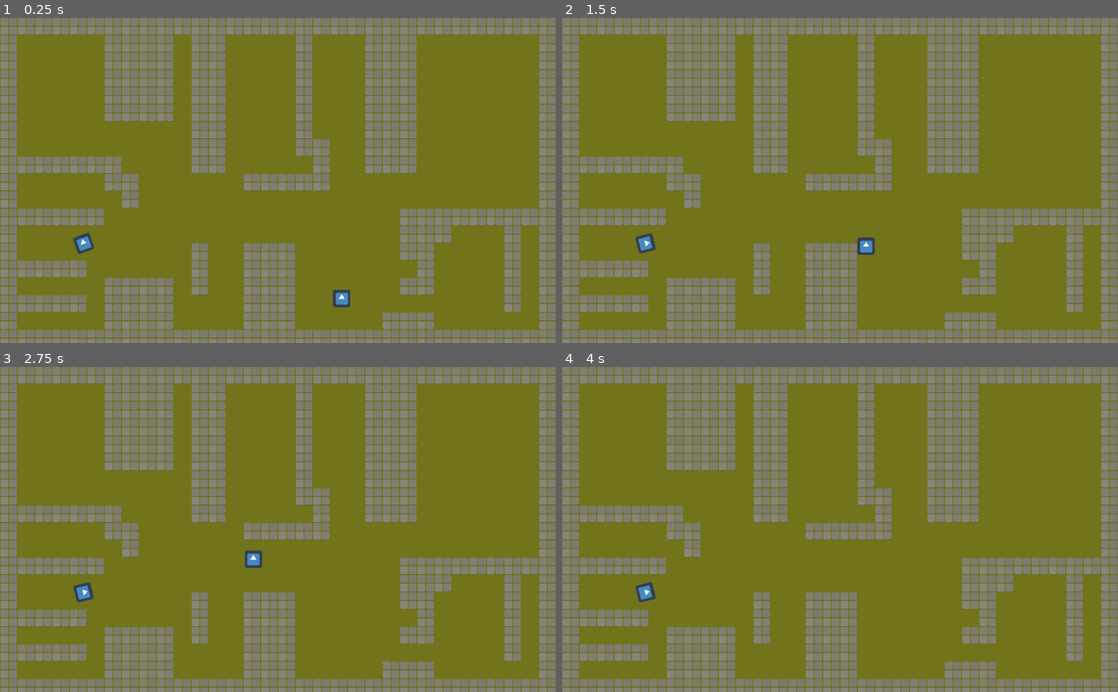
Above: before the commit, frames 1-4 (two rows, left to right).
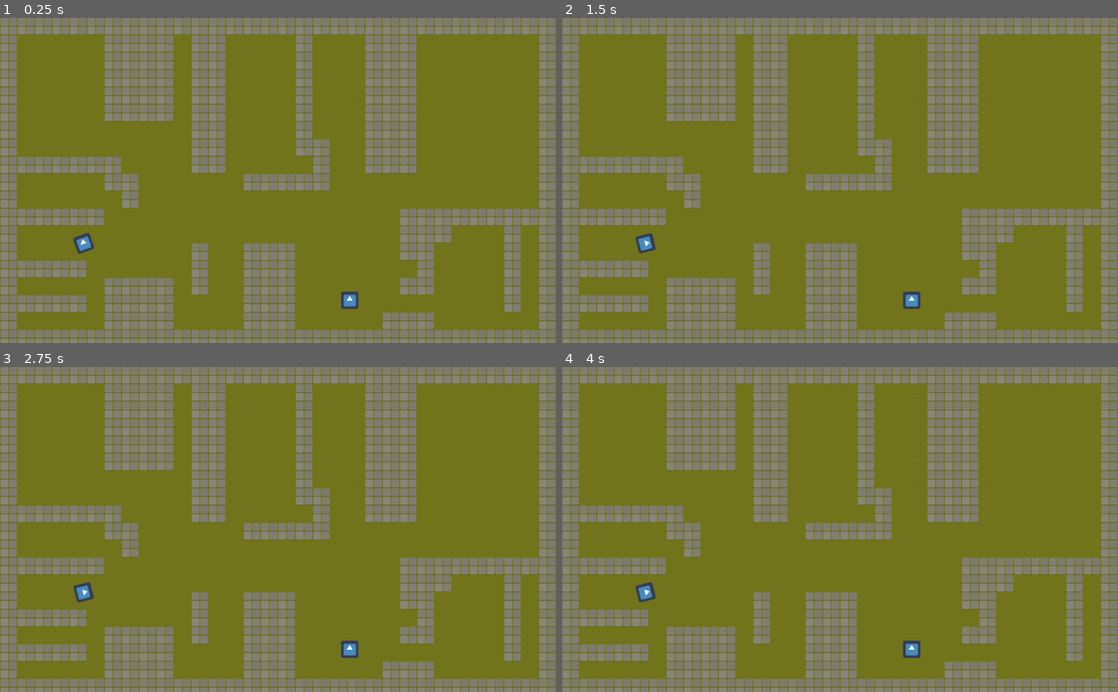
Above: after the commit, the same moments.

Repository: Madhavaprasath/Godot-wildjam-42
Game: Godot game, scene res://Tests/LevelTest and navigation test.tscn
The game is run twice, just before and just after one commit, with the same random seed, the same clock (stepped at 60 frames per second) and the same inputs. The project has no main scene, so this scene is started directly. The engine's default icon, where the game draws it, is replaced by a stand-in: a white triangle on a blue panel in a dark square.
Inputs (mouse positions are in pixels of both pictures, inside the frame that each line leads up to):
- Up to frame 1 (0.25 s): no input
- Up to frame 2 (1.5 s): move the mouse to (962, 164) at 0.52 s; hold Right (ui_right) 0.53-1.28 s; hold Shift (Shift) 0.53-1.28 s; click (962, 164) at 0.67 s; move the mouse to (728, 196) at 1.27 s; hold Down (ui_down) from 1.28 s (still down); tap Space (Space) at 1.35 s
- Up to frame 3 (2.75 s): move the mouse to (333, 458) at 2.02 s; release Down (ui_down) at 2.03 s; hold Right (ui_right) from 2.03 s (still down); hold Shift (Shift) from 2.03 s (still down)
- Up to frame 4 (4 s): move the mouse to (812, 594) at 2.77 s; release Right (ui_right) at 2.78 s; release Shift (Shift) at 2.78 s; hold Up (ui_up) 2.78-3.53 s; tap Space (Space) at 2.85 s; click (812, 594) at 2.92 s; move the mouse to (1006, 578) at 3.52 s; hold Left (ui_left) from 3.53 s (still down); hold Shift (Shift) from 3.53 s (still down)

The runs differ from the first frame. In frame 1, 0.2% of the frame differs, in the area x 59-65%, y 83-90%; in frame 2, 0.3%; in frame 3, 0.3%, in the area x 44-65%, y 56-90%; in frame 4, 0.2%.

Commit message:
Base AI for enemy

Diff:
--- a/Fragile/Enemey/Enemey.gd
+++ b/Fragile/Enemey/Enemey.gd
@@ -22,6 +22,7 @@
 
 
 func _ready():
+	randomize()
 	yield(get_tree(),"idle_frame")
 	var tree=get_tree()
 	if tree.has_group("Level_Navigation"):
@@ -30,7 +31,7 @@
 		player=tree.get_nodes_in_group("Player")[0]
 	if tree.has_group("Tilemap"):
 		tilemap=tree.get_nodes_in_group("Tilemap")[0]
-	current_state=enemy_states.WANDER
+	current_state=enemy_states.IDLE
 
 
 func _physics_process(delta):
@@ -108,10 +109,11 @@
 
 
 func _on_State_timer_timeout():
-	var random_point_x=(global_position.x+int(rand_range(32*3,32*6)))*choose_random([1,-1])
-	var random_point_y=(global_position.y+int(rand_range(32*3,32*6)))*choose_random([1,-1])
-	target=Vector2(random_point_x,random_point_y).snapped(Vector2(32,32))
-	current_state=choose_random([enemy_states.IDLE,enemy_states.WANDER])
+	if !player_spoted:
+		var random_point_x=(global_position.x+int(rand_range(32*3,32*6)))*choose_random([1,-1])
+		var random_point_y=(global_position.y+int(rand_range(32*3,32*6)))*choose_random([1,-1])
+		target=Vector2(random_point_x,random_point_y).snapped(Vector2(32,32))
+		current_state=choose_random([enemy_states.IDLE,enemy_states.WANDER])
 
 func choose_random(arr:Array):
 	randomize()
--- a/Fragile/Enemey/Enemey.tscn
+++ b/Fragile/Enemey/Enemey.tscn
@@ -1,22 +1,28 @@
-[gd_scene load_steps=3 format=2]
+[gd_scene load_steps=4 format=2]
 
 [ext_resource path="res://Entity/Entity.tscn" type="PackedScene" id=1]
 [ext_resource path="res://Enemey/Enemey.gd" type="Script" id=2]
 
+[sub_resource type="CircleShape2D" id=1]
+radius = 112.0
+
 [node name="Enemey" instance=ExtResource( 1 )]
 scale = Vector2( 0.5, 0.5 )
 script = ExtResource( 2 )
-hp = 1
 
 [node name="CollisionShape2D" parent="." index="0"]
 position = Vector2( -1, 2 )
 
-[node name="Line of sight" type="RayCast2D" parent="." index="3"]
-enabled = true
-cast_to = Vector2( 150, 0 )
-
-[node name="State_timer" type="Timer" parent="." index="4"]
+[node name="State_timer" type="Timer" parent="." index="3"]
 wait_time = 5.0
 autostart = true
 
+[node name="Player_spotted" type="Area2D" parent="." index="5"]
+
+[node name="CollisionShape2D" type="CollisionShape2D" parent="Player_spotted" index="0"]
+position = Vector2( 80, 0 )
+shape = SubResource( 1 )
+
 [connection signal="timeout" from="State_timer" to="." method="_on_State_timer_timeout"]
+[connection signal="body_entered" from="Player_spotted" to="." method="_on_Player_spotted_body_entered"]
+[connection signal="body_exited" from="Player_spotted" to="." method="_on_Player_spotted_body_exited"]
